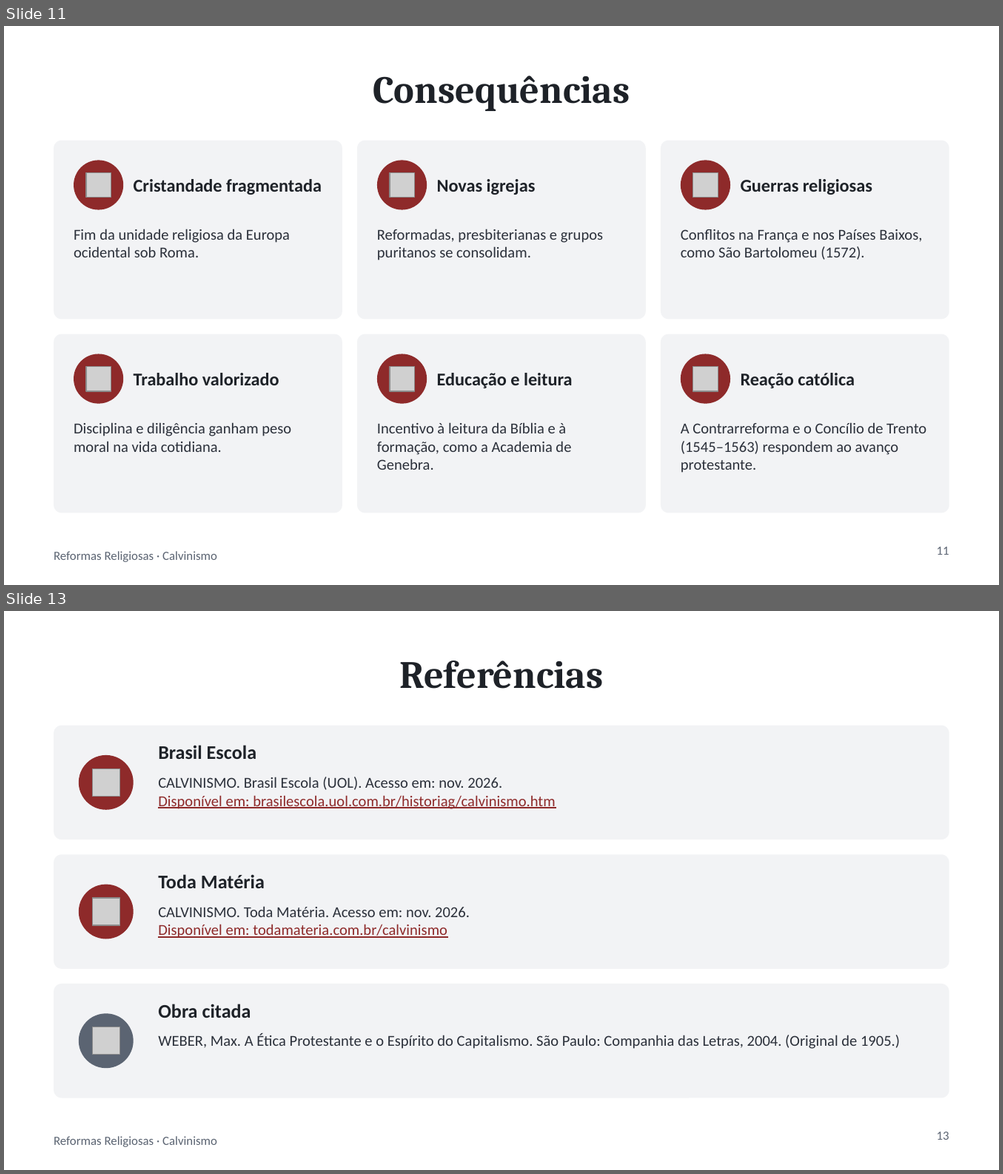
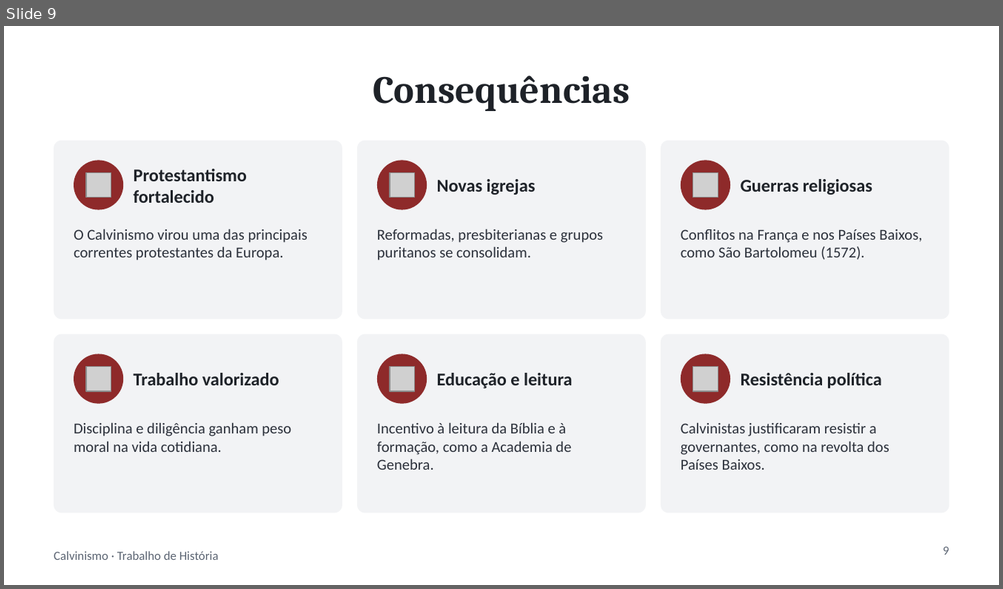
Before and after one commit to ArkhamKnight15/claude, a slide deck: trabalho-calvinismo/Calvinismo.pptx. Shown one above the other, each under a label of ours: slides 11 and 13 before the commit, slide 9 after it; the slides between them are not shown. The pictures are 1003x1174 and 1003x589 pixels, drawn with LibreOffice and Linux fonts; fonts in the diff are those of the drawing; grey boxes stand for pictures. Boxes give left, top, right and bottom in pixels: in the first picture for what was removed or moved away, otherwise in the second. Text is boxed around its words. In the diff, an @@ line names an element or a change of style, - is before the commit and + after.

```diff
--- a/trabalho-calvinismo/Calvinismo.pptx
+++ b/trabalho-calvinismo/Calvinismo.pptx
@@ slide 13 removed at bbox=[4, 611, 999, 1170], background #FFFFFF; not listed: 1 template element that a slide beside it also shows @@
@@ title removed at bbox=[400, 661, 603, 689] @@
-Referências
@@ rounded rectangle removed at bbox=[54, 726, 949, 840] @@
@@ ellipse removed at bbox=[79, 755, 134, 810] @@
@@ text removed at bbox=[158, 745, 256, 759] @@
-Brasil Escola
@@ picture removed at bbox=[93, 769, 120, 797] @@
@@ text removed at bbox=[158, 777, 555, 809] @@
-CALVINISMO. Brasil Escola (UOL). Acesso em: nov. 2026.
-Disponível em: brasilescola.uol.com.br/historiag/calvinismo.htm
@@ rounded rectangle removed at bbox=[54, 854, 949, 969] @@
@@ text removed at bbox=[158, 874, 264, 889] @@
-Toda Matéria
@@ ellipse removed at bbox=[79, 885, 134, 940] @@
@@ picture removed at bbox=[93, 898, 120, 926] @@
@@ text removed at bbox=[158, 906, 469, 938] @@
-CALVINISMO. Toda Matéria. Acesso em: nov. 2026.
-Disponível em: todamateria.com.br/calvinismo
@@ rounded rectangle removed at bbox=[54, 984, 949, 1099] @@
@@ text removed at bbox=[158, 1004, 251, 1018] @@
-Obra citada
@@ ellipse removed at bbox=[79, 1014, 134, 1068] @@
@@ picture removed at bbox=[93, 1028, 120, 1056] @@
@@ text removed at bbox=[158, 1034, 899, 1049] @@
-WEBER, Max. A Ética Protestante e o Espírito do Capitalismo. São Paulo: Companhia das Letras, 2004. (Original de 1905.)
@@ page number removed at bbox=[936, 1132, 949, 1140] @@
-13
@@ what was slide 11 is now slide 9 @@
@@ slide 9 changed as well @@
@@ text at bbox=[134, 169, 247, 203]: text changed @@
-Cristandade fragmentada
+Protestantismo fortalecido
@@ text at bbox=[74, 229, 307, 261]: text changed @@
-Fim da unidade religiosa da Europa ocidental sob Roma.
+O Calvinismo virou uma das principais correntes protestantes da Europa.
@@ text at bbox=[740, 373, 882, 389]: text changed @@
-Reação católica
+Resistência política
@@ text at bbox=[680, 423, 889, 470]: text changed @@
-A Contrarreforma e o Concílio de Trento (1545–1563) respondem ao avanço protestante.
+Calvinistas justificaram resistir a governantes, como na revolta dos Países Baixos.
@@ text at bbox=[54, 551, 219, 560]: text changed @@
-Reformas Religiosas · Calvinismo
+Calvinismo · Trabalho de História
@@ page number at bbox=[942, 547, 949, 555]: text changed @@
-11
+9
```
Also in this commit, not shown: 8 other slides changed, 1 slide added, 3 other slides removed, 1 other file.
